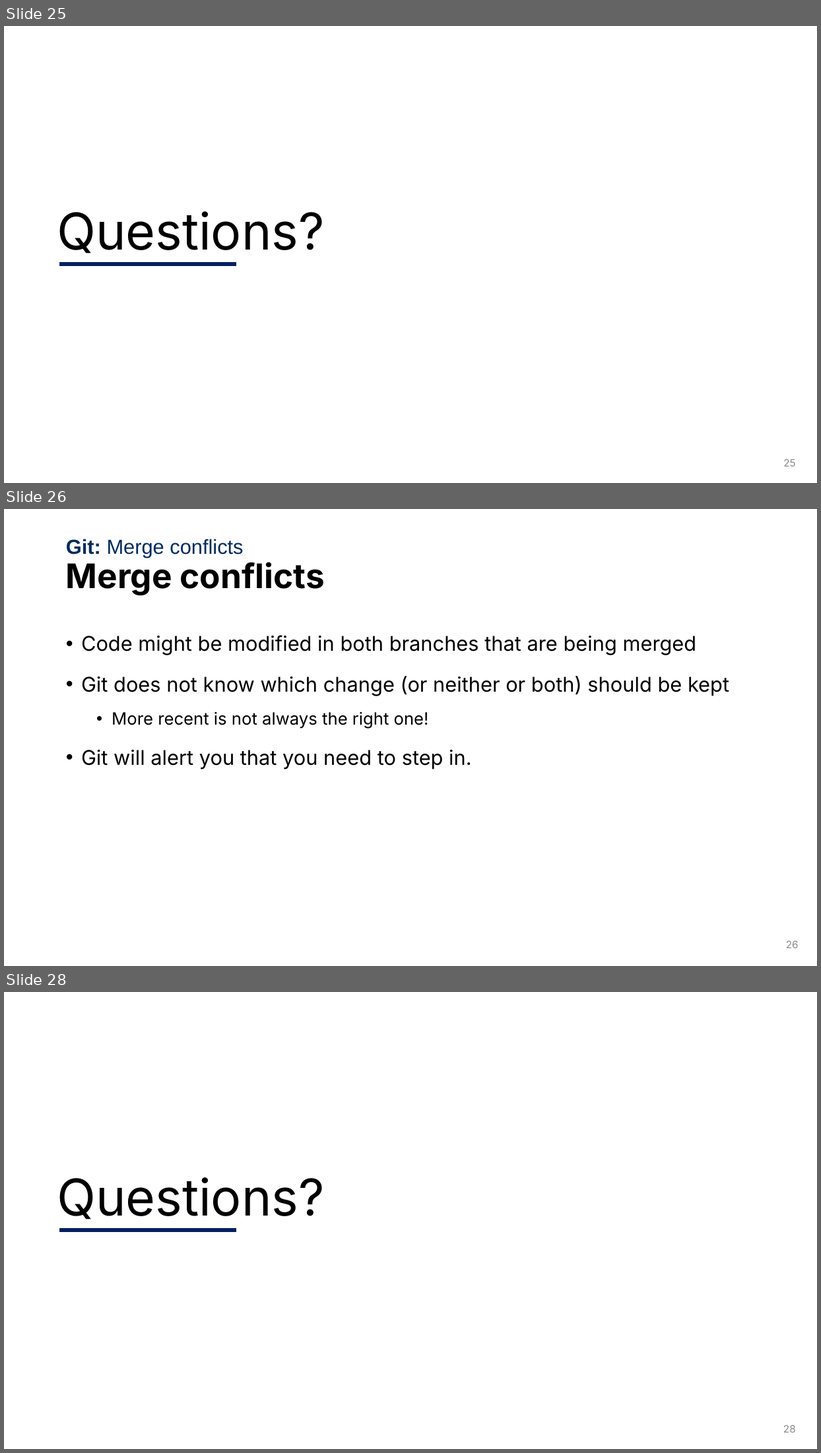
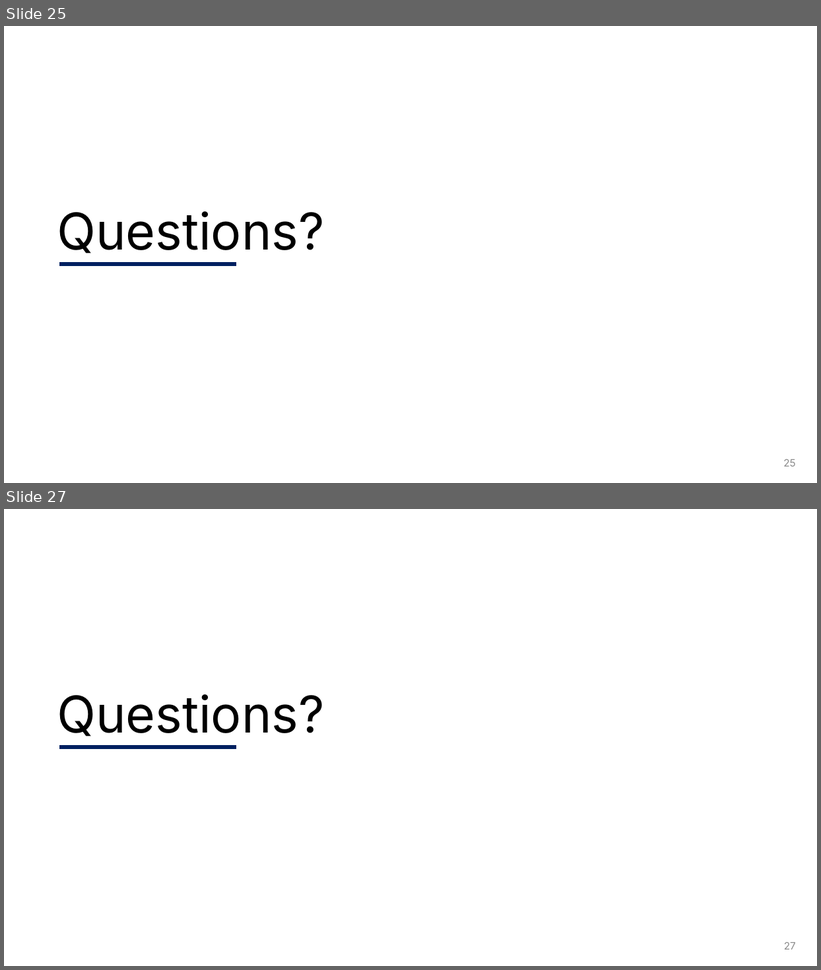
Before and after one commit to UofT-DSI/git, a slide deck: instructors/slides-new-pptx/Git2.pptx. Shown one above the other, each under a label of ours: slides 25, 26 and 28 before the commit, slides 25 and 27 after it; the slides between them are not shown. The pictures are 821x1453 and 821x970 pixels, drawn with LibreOffice and Linux fonts; fonts in the diff are those of the drawing; background and template pictures are left out. Boxes give left, top, right and bottom in pixels: in the first picture for what was removed or moved away, otherwise in the second. Text is boxed around its words. In the diff, an @@ line names an element or a change of style, - is before the commit and + after.

```diff
--- a/instructors/slides-new-pptx/Git2.pptx
+++ b/instructors/slides-new-pptx/Git2.pptx
@@ slide 26 removed at box(4, 509, 817, 966), background #FFFFFF @@
@@ text removed at box(66, 539, 243, 557) @@
-Git: Merge conflicts
@@ title removed at box(66, 562, 325, 595) @@
-Merge conflicts
@@ text removed at box(81, 635, 729, 769) @@
-• Code might be modified in both branches that are being merged
-• Git does not know which change (or neither or both) should be kept
-  • More recent is not always the right one!
-• Git will alert you that you need to step in.
@@ page number removed at box(786, 941, 799, 949) @@
-26
@@ what was slide 28 is now slide 27 @@
@@ page number at box(784, 943, 796, 950): text changed @@
-28
+27
```
Also in this commit, not shown: 1 slide changed, 3 other slides removed, 2 other files.
